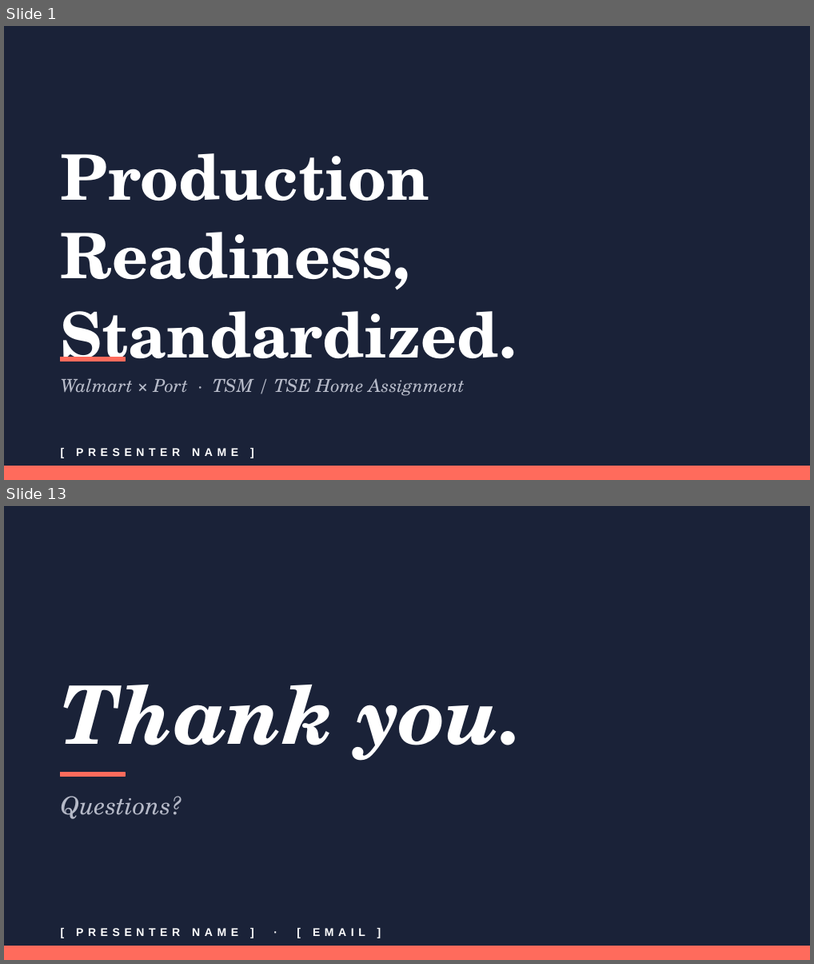
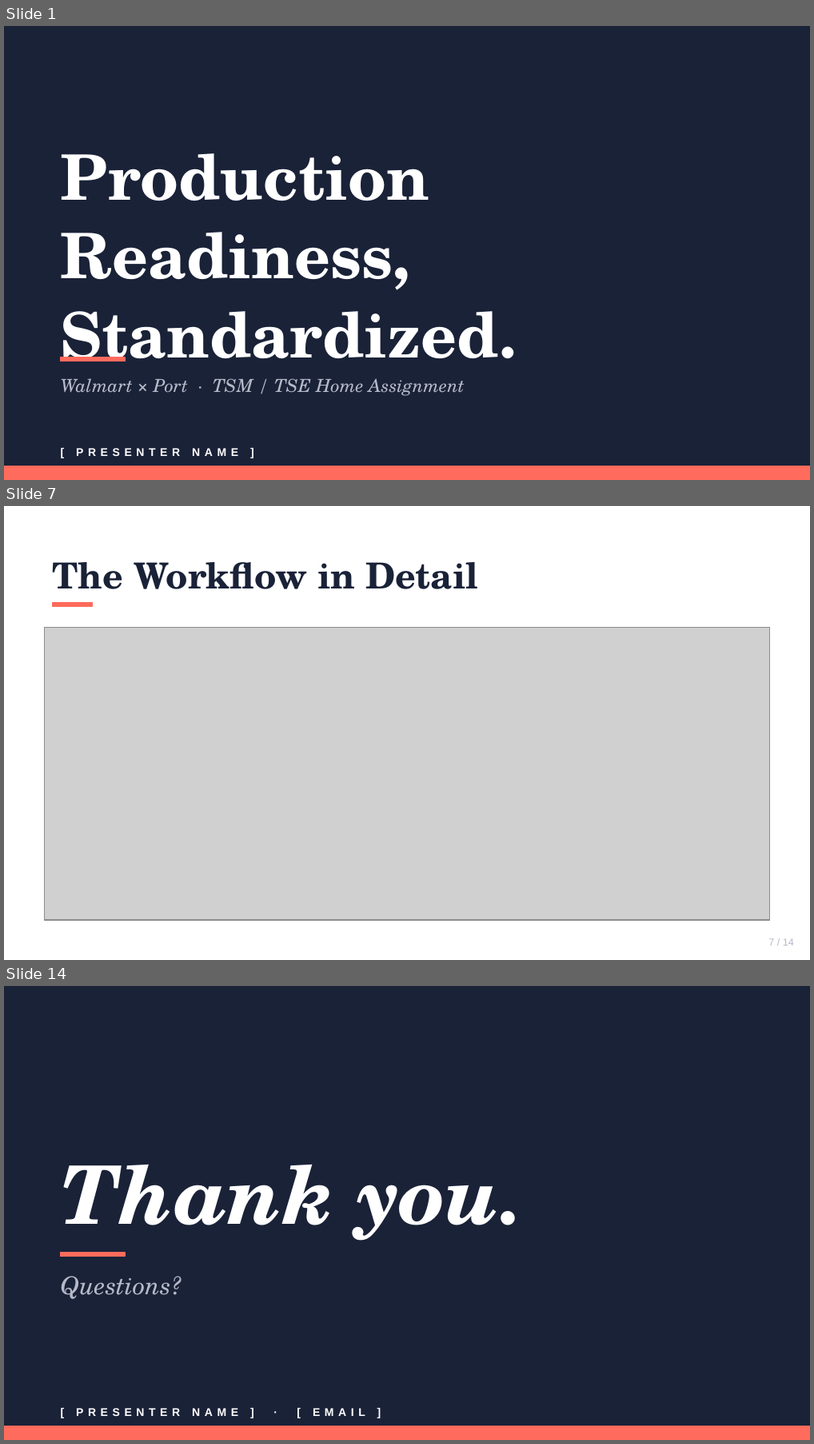
Before and after one commit to KaylahBuilds/walmart-production-readiness-port, a slide deck: Walmart_Production_Readiness_Presentation.pptx. Shown one above the other, each under a label of ours: slides 1 and 13 before the commit, slides 1, 7 and 14 after it; the slides between them are not shown. The pictures are 814x964 and 814x1444 pixels, drawn with LibreOffice and Linux fonts; fonts in the diff are those of the drawing; grey boxes stand for pictures. Boxes give left, top, right and bottom in pixels: in the first picture for what was removed or moved away, otherwise in the second. Text is boxed around its words. In the diff, an @@ line names an element or a change of style, - is before the commit and + after.

Commit message:
feat: add dedicated detailed flowchart slide (now 14 slides)

```diff
--- a/Walmart_Production_Readiness_Presentation.pptx
+++ b/Walmart_Production_Readiness_Presentation.pptx
@@ slide 7 added at (x1=4, y1=506, x2=810, y2=960), background #FFFFFF @@
@@ text added at (x1=52, y1=562, x2=478, y2=589), 32 pt, text #1A2238, bold @@
+The Workflow in Detail
@@ rectangle added at (x1=52, y1=603, x2=93, y2=606), fill #FF6B5C, outline #FF6B5C 1 pt @@
@@ picture added at (x1=44, y1=627, x2=770, y2=920) @@
@@ text added at (x1=769, y1=938, x2=794, y2=945), 9 pt, text #B6BAC8 @@
+7 / 14
@@ what was slide 13 is now slide 14 @@
```
Also in this commit, not shown: 11 slides changed, 1 other file.
